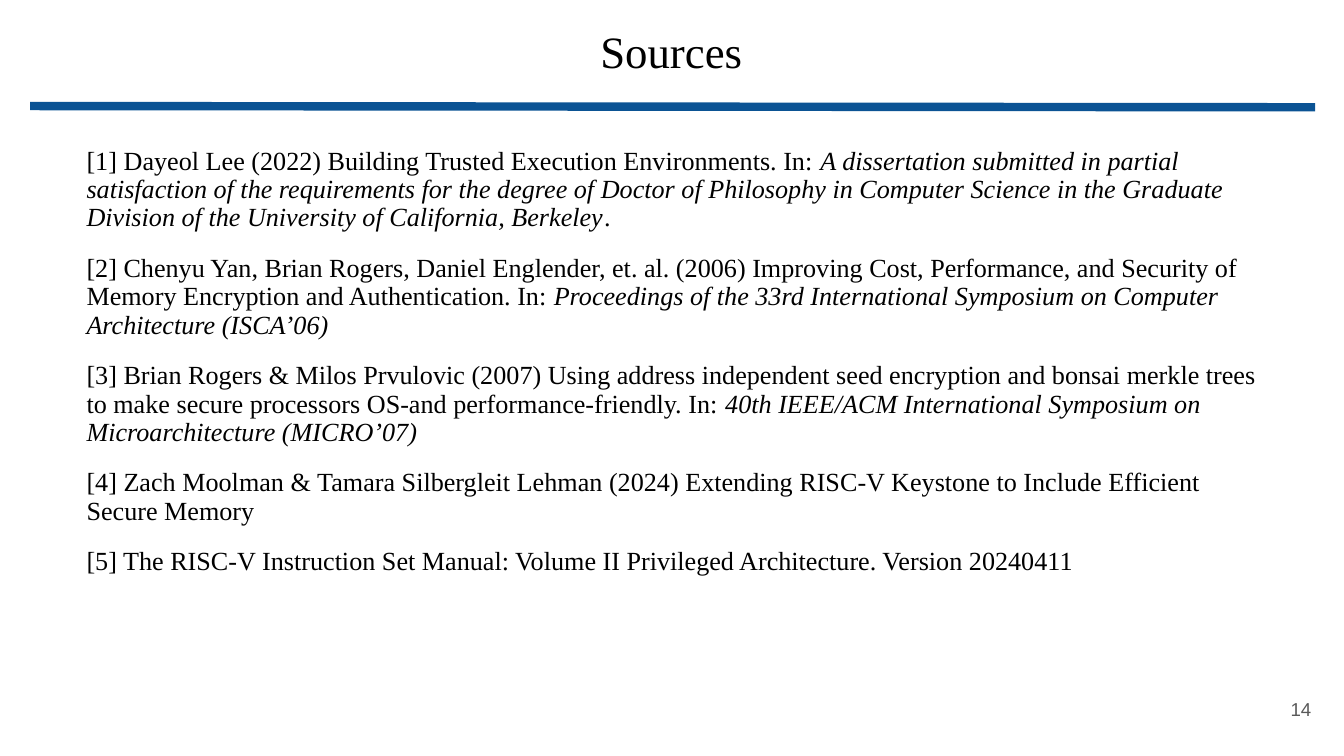
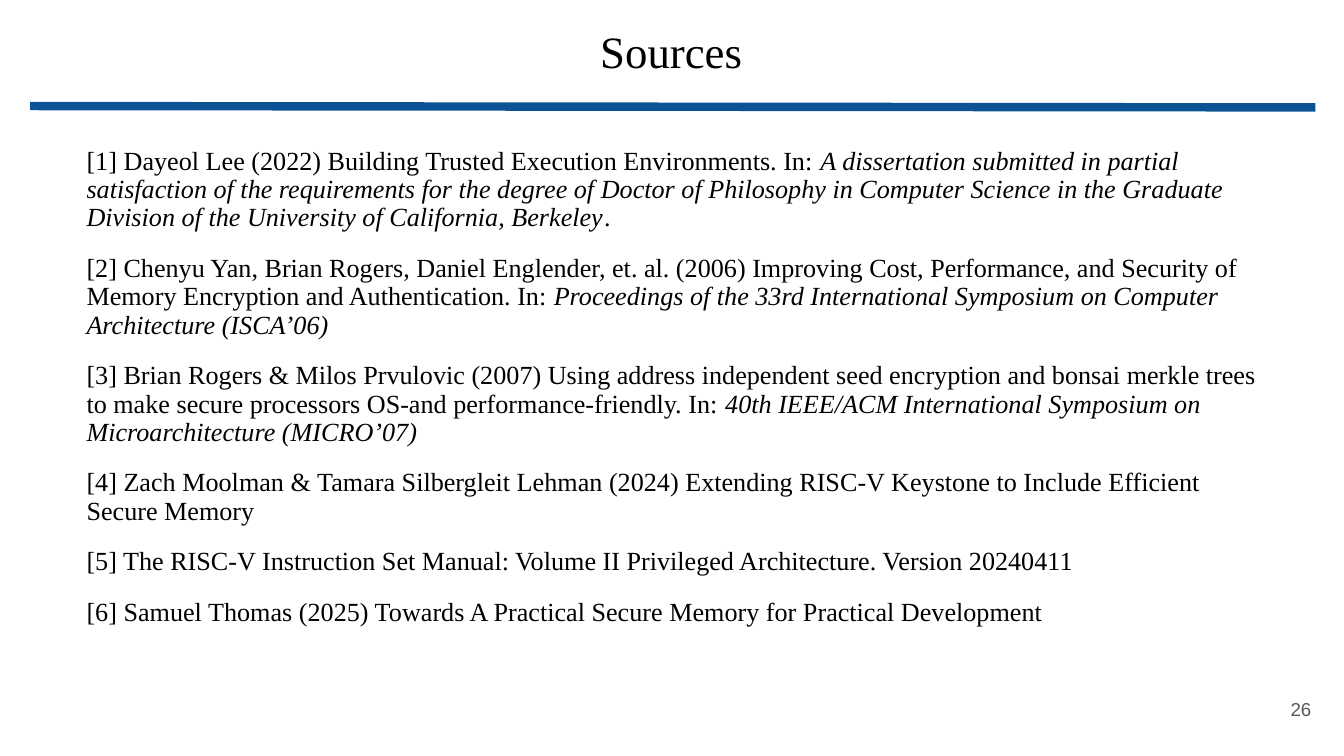
Before and after one commit to wbuziak/grad-research, a slide deck: slide 26 of resources/presentations/update.pptx (slide 14 before the commit). Drawn at 1344x756 pixels with LibreOffice and Linux fonts; fonts in the diff are those of the drawing. Boxes give left, top, right and bottom in pixels: in the first picture for what was removed or moved away, otherwise in the second. Text is boxed around its words. In the diff, an @@ line names an element or a change of style, - is before the commit and + after.

```diff
--- a/resources/presentations/update.pptx
+++ b/resources/presentations/update.pptx
@@ text at (x1=87, y1=602, x2=1042, y2=627): paragraph added @@
+[6] Samuel Thomas (2025) Towards A Practical Secure Memory for Practical Development
@@ page number at (x1=1291, y1=703, x2=1312, y2=716): text changed @@
-14
+26
```
Also in this commit, not shown: 6 other slides changed, 12 slides added, 2 other files.
